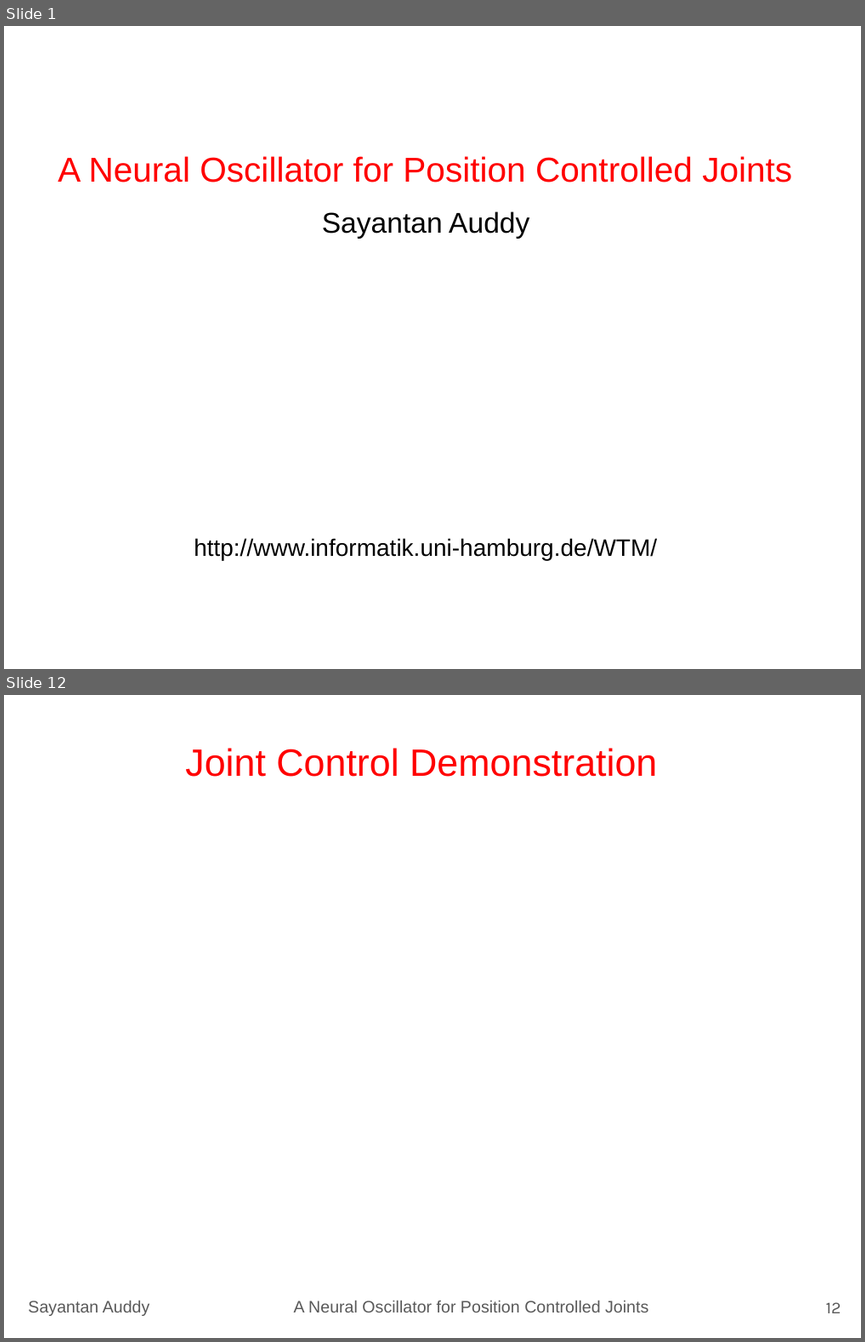
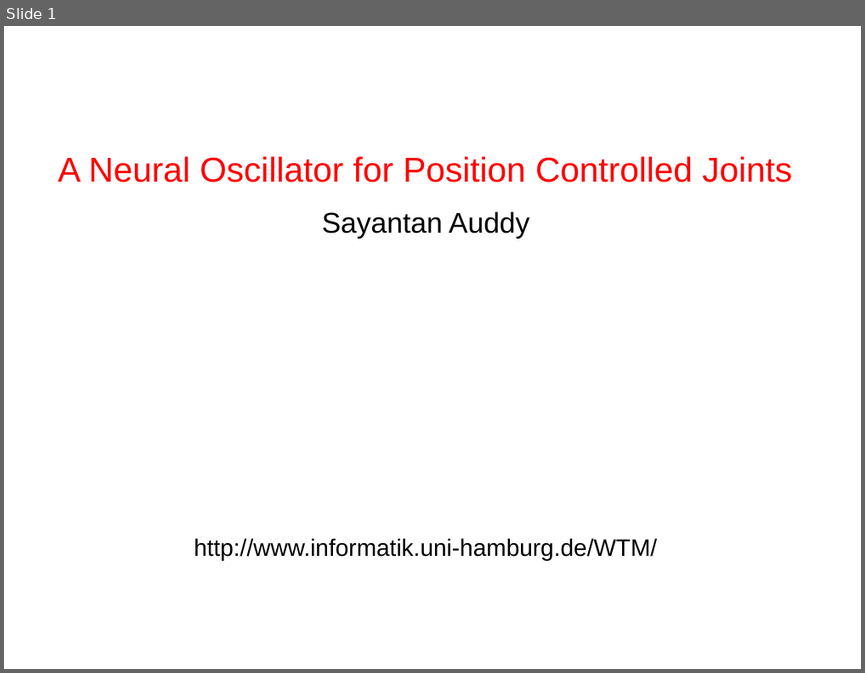
Before and after one commit to sayantanauddy/matsuoka_joint_control, a slide deck: presentation/Sayantan_Auddy_IS_Presentation.pptx. Shown one above the other, each under a label of ours: slides 1 and 12 before the commit, slide 1 after it; the slides between them are not shown. The pictures are 865x1342 and 865x673 pixels, drawn with LibreOffice and Linux fonts; fonts in the diff are those of the drawing; background and template pictures are left out. Boxes give left, top, right and bottom in pixels: in the first picture for what was removed or moved away, otherwise in the second. Text is boxed around its words. In the diff, an @@ line names an element or a change of style, - is before the commit and + after.

```diff
--- a/presentation/Sayantan_Auddy_IS_Presentation.pptx
+++ b/presentation/Sayantan_Auddy_IS_Presentation.pptx
@@ slide 12 removed at (4,695,861,1338), background #FFFFFF @@
@@ title removed at (185,748,657,777) @@
-Joint Control Demonstration
@@ text removed at (28,1300,150,1315) @@
-Sayantan Auddy
@@ text removed at (294,1300,648,1312) @@
-A Neural Oscillator for Position Controlled Joints
@@ page number removed at (826,1302,841,1313) @@
-12
```
Also in this commit, not shown: 13 slides changed, 2 other slides removed.
